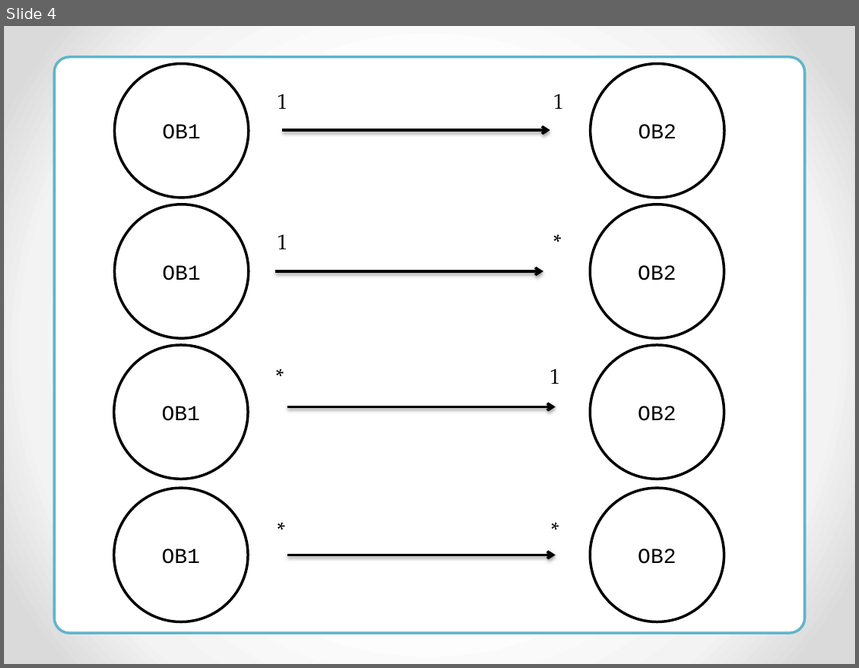
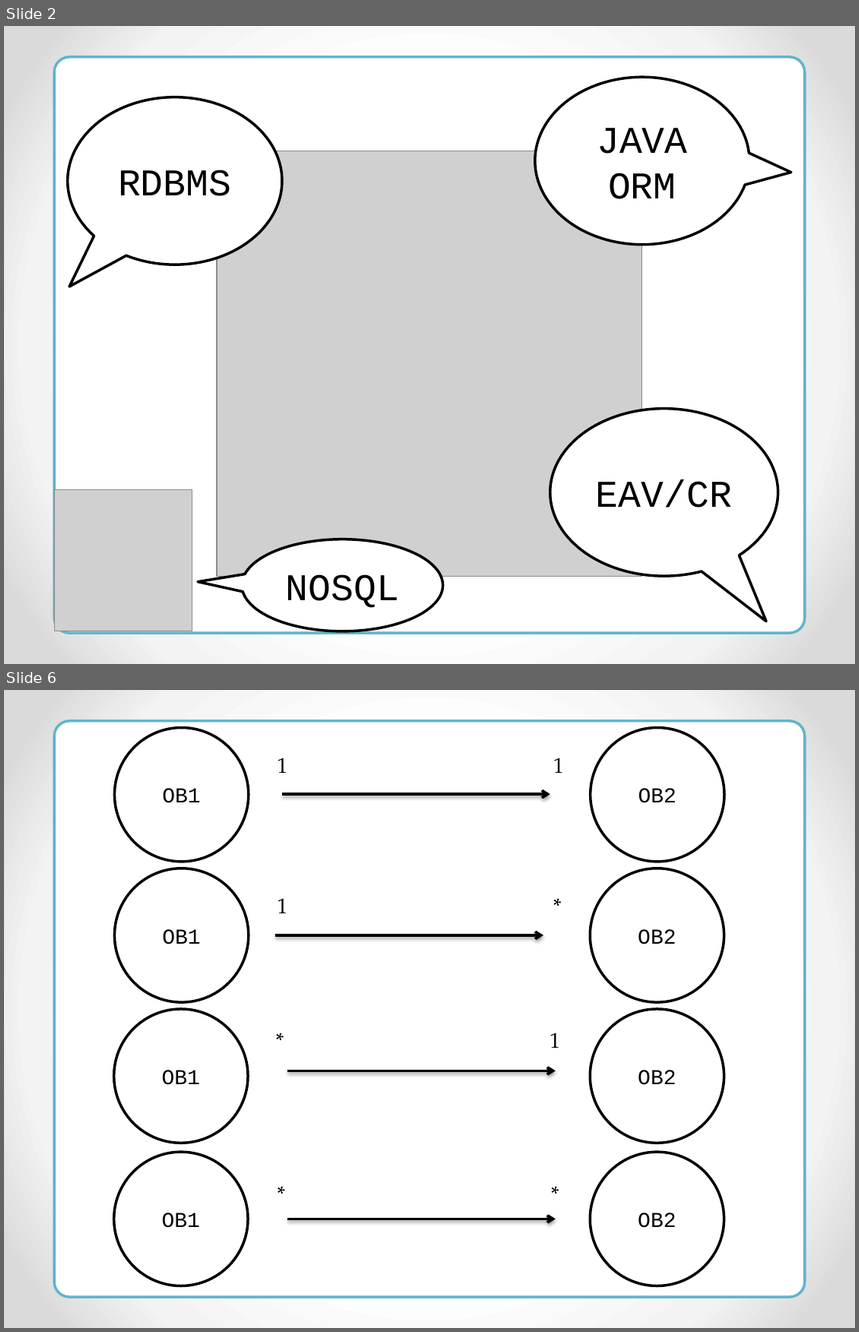
Before and after one commit to RedEyesDevelopment/NetCrackerProject, a slide deck: pres/reacteav/reacteav.pptx. Shown one above the other, each under a label of ours: slide 4 before the commit, slides 2 and 6 after it; the slides between them are not shown. The pictures are 859x668 and 859x1332 pixels, drawn with LibreOffice and Linux fonts; fonts in the diff are those of the drawing; grey boxes stand for pictures. Boxes give left, top, right and bottom in pixels: in the first picture for what was removed or moved away, otherwise in the second. Text is boxed around its words. In the diff, an @@ line names an element or a change of style, - is before the commit and + after.

```diff
--- a/pres/reacteav/reacteav.pptx
+++ b/pres/reacteav/reacteav.pptx
@@ slide 2 added at (x1=4, y1=26, x2=855, y2=664), background gradient #FFFFFF to #F4F4F4 to #DADADA @@
@@ rounded rectangle added at (x1=54, y1=56, x2=805, y2=633), fill #FFFFFF, outline #60B5CC 2.25 pt @@
@@ speech bubble added at (x1=535, y1=77, x2=750, y2=245), fill #FFFFFF, outline #000000 2.25 pt, 32 pt, text #000000 @@
+JAVA
+ORM
@@ speech bubble added at (x1=68, y1=97, x2=282, y2=265), fill #FFFFFF, outline #000000 2.25 pt, 32 pt, text #000000 @@
+RDBMS
@@ picture added at (x1=217, y1=151, x2=642, y2=577) @@
@@ speech bubble added at (x1=550, y1=409, x2=778, y2=577), fill #FFFFFF, outline #000000 2.25 pt, 32 pt, text #000000 @@
+EAV/CR
@@ picture added at (x1=54, y1=490, x2=192, y2=632) @@
@@ speech bubble added at (x1=243, y1=539, x2=443, y2=631), fill #FFFFFF, outline #000000 2.25 pt, 32 pt, text #000000 @@
+NOSQL
@@ what was slide 4 is now slide 6 @@
```
Also in this commit, not shown: 3 slides changed, 13 other slides added.
